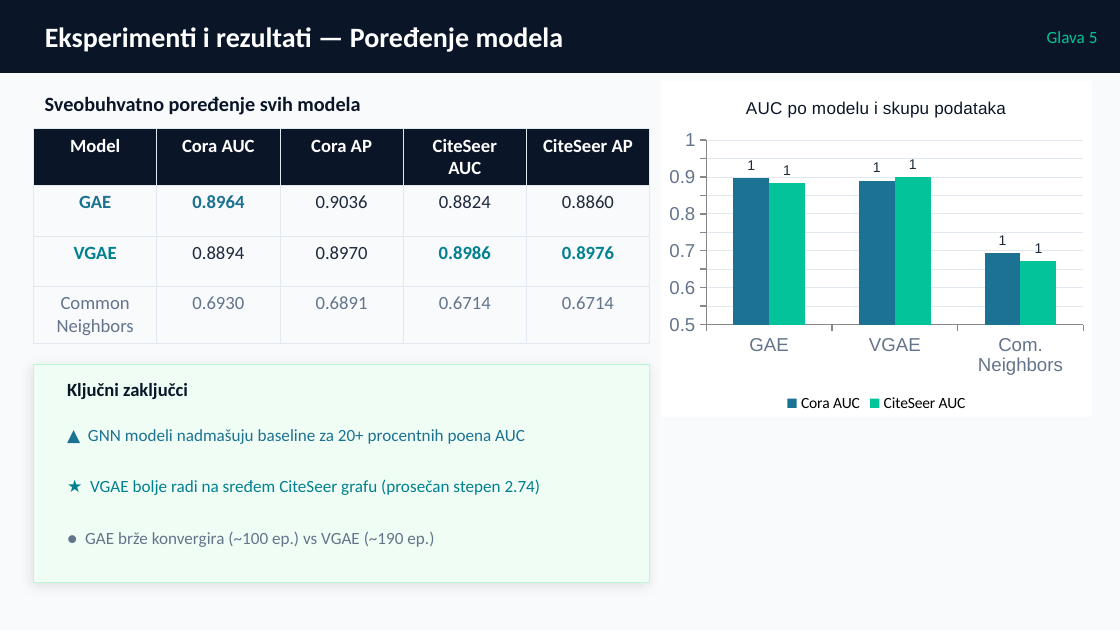
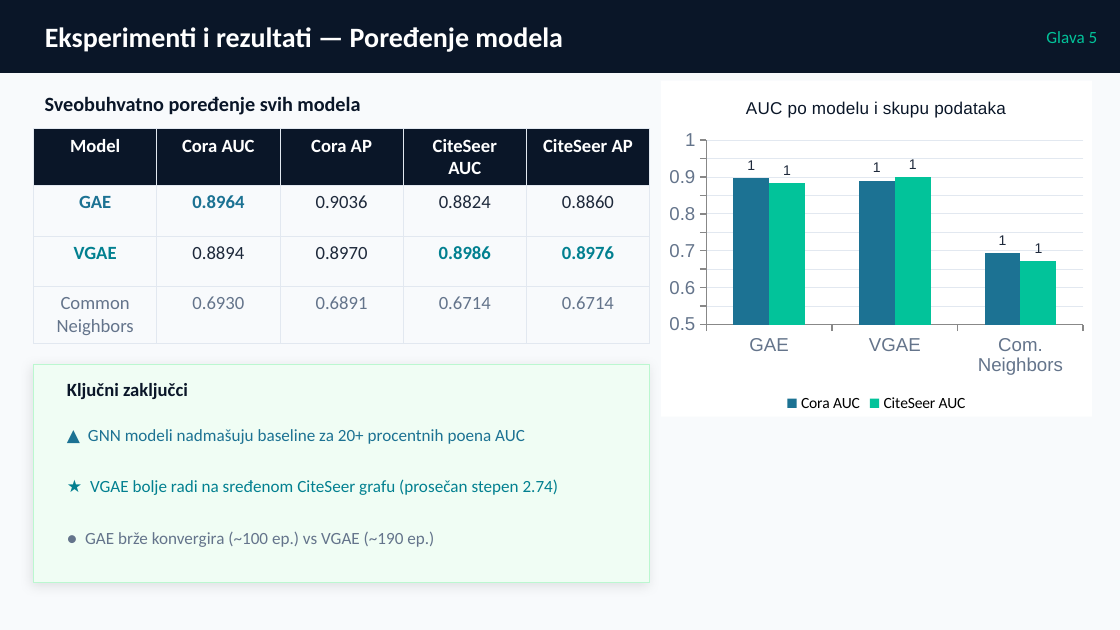
Before and after one commit to ZarijaTrtovic/gnn-link-prediction, a slide deck: slide 5 of docs/presentation.pptx. Drawn at 1120x630 pixels with LibreOffice and Linux fonts; fonts in the diff are those of the drawing. Boxes give left, top, right and bottom in pixels: in the first picture for what was removed or moved away, otherwise in the second. Text is boxed around its words. In the diff, an @@ line names an element or a change of style, - is before the commit and + after.

Commit message:
presentation fix

```diff
--- a/docs/presentation.pptx
+++ b/docs/presentation.pptx
@@ column chart at (661,81,1092,417) @@
@@ lettering changed @@
@@ text at (90,479,559,495): text changed @@
-★ VGAE bolje radi na sređem CiteSeer grafu (prosečan stepen 2.74)
+★ VGAE bolje radi na sređenom CiteSeer grafu (prosečan stepen 2.74)
```
Also in this commit, not shown: 3 other slides changed, 1 other file.
